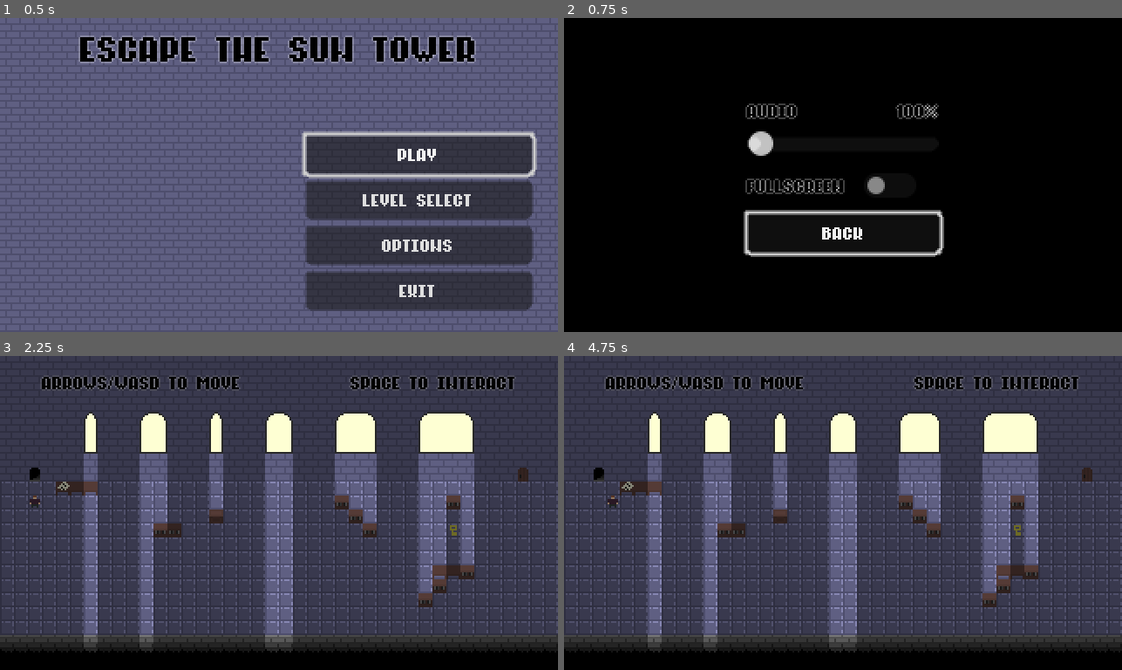
Above: before the commit, frames 1-4 (two rows, left to right).
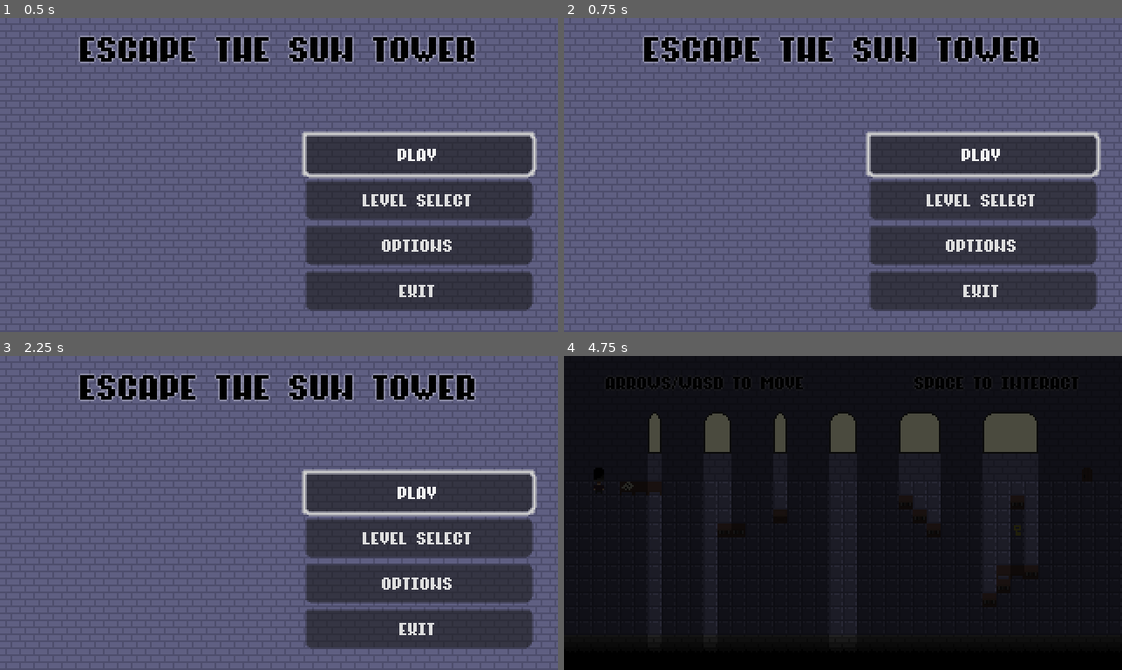
Above: after the commit, the same moments.

Repository: veren-damyanov/suntower
Game: Godot game, scene res://scenes/main_menu.tscn
Two runs of this game, one before a commit and one after it. Both use one fixed random seed, a clock stepped at 60 frames per second and the inputs below.
Inputs (mouse positions are in pixels of both pictures, inside the frame that each line leads up to):
- Up to frame 1 (0.5 s): no input
- Up to frame 2 (0.75 s): click "Options" at 0.5 s
- Up to frame 3 (2.25 s): click (279, 569) at 1.25 s, where only the run before the commit has a clickable "Back"; click "play" at 2 s
- Up to frame 4 (4.75 s): click (982, 491) at 2.75 s, where only the run after the commit has a clickable "play"; click (982, 538) at 3.5 s, where only the run after the commit has a clickable "Level Select"; tap Enter at 4.25 s; hold Right (right) from 4.28 s (still down); hold Space (interact) from 4.28 s (still down)

Frame 1 is identical in both runs. In frame 2, 97% of the frame differs, in the area x 0-100%, y 0-100%; in frame 3, 76%; in frame 4, 91%.

Commit message:
Introduce fade transition

Diff:
--- a/scenes/level_manager.tscn
+++ b/scenes/level_manager.tscn
@@ -1,8 +1,9 @@
-[gd_scene load_steps=4 format=3 uid="uid://c4eefcvxrcypp"]
+[gd_scene load_steps=5 format=3 uid="uid://c4eefcvxrcypp"]
 
 [ext_resource type="Script" path="res://scripts/level_manager.gd" id="1_xe1x5"]
 [ext_resource type="Theme" uid="uid://ba8w7uwv0in7s" path="res://assets/standard.tres" id="2_qk7mt"]
 [ext_resource type="Texture2D" uid="uid://bxpgy0ihm1a3e" path="res://assets/sprites/note-background.png" id="3_1lloq"]
+[ext_resource type="PackedScene" uid="uid://dso3fe17jkc2i" path="res://scenes/transition.tscn" id="4_p3qyb"]
 
 [node name="LevelManager" type="Node"]
 process_mode = 3
@@ -75,7 +76,10 @@
 layout_mode = 2
 text = "Exit"
 
+[node name="Transition" parent="." instance=ExtResource("4_p3qyb")]
+
 [connection signal="pressed" from="PauseCanvas/PauseMenu/VerticalContainer/Next" to="." method="_on_next_pressed"]
 [connection signal="pressed" from="PauseCanvas/PauseMenu/VerticalContainer/Resume" to="." method="_on_resume_pressed"]
 [connection signal="pressed" from="PauseCanvas/PauseMenu/VerticalContainer/Retry" to="." method="_on_retry_pressed"]
 [connection signal="pressed" from="PauseCanvas/PauseMenu/VerticalContainer/Exit" to="." method="_on_exit_pressed"]
+[connection signal="animation_done" from="Transition" to="." method="_on_animation_finished"]
--- a/scenes/levels/level1.tscn
+++ b/scenes/levels/level1.tscn
@@ -61,7 +61,7 @@
 channel = 1
 
 [node name="Key" parent="Interactables" instance=ExtResource("6_nlo4e")]
-position = Vector2(148, 108)
+position = Vector2(148, 116)
 
 [node name="Door" parent="Interactables" instance=ExtResource("7_u1wdk")]
 position = Vector2(300, 68)
--- a/scenes/levels/level2.tscn
+++ b/scenes/levels/level2.tscn
@@ -71,7 +71,7 @@
 channel = 1
 
 [node name="Key" parent="Interactables" instance=ExtResource("8_tw16e")]
-position = Vector2(116, 92)
+position = Vector2(116, 100)
 
 [node name="Door" parent="Interactables" instance=ExtResource("9_p0phl")]
 position = Vector2(300, 68)
--- a/scenes/levels/tutorial.tscn
+++ b/scenes/levels/tutorial.tscn
@@ -17,7 +17,7 @@
 layer_0/tile_data = PackedInt32Array(0, 1, 1, 1, 1, 1, 2, 1, 1, 3, 1, 1, 4, 1, 1, 5, 1, 1, 6, 1, 1, 7, 1, 1, 8, 1, 1, 9 …(13694 unchanged characters)…
 
 [node name="Player" parent="." instance=ExtResource("2_v68h2")]
-position = Vector2(20, 84)
+position = Vector2(20, 76)
 
 [node name="DirectionalLight2D" type="DirectionalLight2D" parent="."]
 energy = 0.4
--- a/scenes/main_menu.tscn
+++ b/scenes/main_menu.tscn
@@ -1,8 +1,9 @@
-[gd_scene load_steps=4 format=3 uid="uid://nncl2wstcc6a"]
+[gd_scene load_steps=5 format=3 uid="uid://nncl2wstcc6a"]
 
 [ext_resource type="Theme" uid="uid://ba8w7uwv0in7s" path="res://assets/standard.tres" id="1_nttkl"]
 [ext_resource type="Script" path="res://scripts/main_menu.gd" id="2_vbvdc"]
 [ext_resource type="Texture2D" uid="uid://bkmvf0i2shuq6" path="res://assets/sprites/main_menu.png" id="3_uyn8s"]
+[ext_resource type="PackedScene" uid="uid://dso3fe17jkc2i" path="res://scenes/transition.tscn" id="4_vtmd4"]
 
 [node name="MainMenu" type="MarginContainer"]
 anchors_preset = 15
@@ -58,7 +59,10 @@
 texture = ExtResource("3_uyn8s")
 centered = false
 
+[node name="Transition" parent="." instance=ExtResource("4_vtmd4")]
+
 [connection signal="pressed" from="VerticalContainer/Buttons/Start" to="." method="_on_start_pressed"]
 [connection signal="pressed" from="VerticalContainer/Buttons/Level Select" to="." method="_on_level_select_pressed"]
 [connection signal="pressed" from="VerticalContainer/Buttons/Options" to="." method="_on_options_pressed"]
 [connection signal="pressed" from="VerticalContainer/Buttons/Exit" to="." method="_on_exit_pressed"]
+[connection signal="animation_done" from="Transition" to="." method="_on_animation_finished"]
--- /dev/null
+++ b/scenes/transition.tscn
@@ -0,0 +1,74 @@
+[gd_scene load_steps=6 format=3 uid="uid://dso3fe17jkc2i"]
+
+[ext_resource type="Script" path="res://scripts/transition.gd" id="1_kh1it"]
+
+[sub_resource type="Animation" id="Animation_a41qt"]
+length = 0.001
+tracks/0/type = "value"
+tracks/0/imported = false
+tracks/0/enabled = true
+tracks/0/path = NodePath("Fade:color")
+tracks/0/interp = 1
+tracks/0/loop_wrap = true
+tracks/0/keys = {
+"times": PackedFloat32Array(0),
+"transitions": PackedFloat32Array(1),
+"update": 0,
+"values": [Color(0, 0, 0, 0)]
+}
+
+[sub_resource type="Animation" id="Animation_1i0g1"]
+resource_name = "fade_in"
+tracks/0/type = "value"
+tracks/0/imported = false
+tracks/0/enabled = true
+tracks/0/path = NodePath("Fade:color")
+tracks/0/interp = 1
+tracks/0/loop_wrap = true
+tracks/0/keys = {
+"times": PackedFloat32Array(0, 1),
+"transitions": PackedFloat32Array(1, 1),
+"update": 0,
+"values": [Color(0, 0, 0, 1), Color(0, 0, 0, 0)]
+}
+
+[sub_resource type="Animation" id="Animation_267ko"]
+resource_name = "fade_out"
+tracks/0/type = "value"
+tracks/0/imported = false
+tracks/0/enabled = true
+tracks/0/path = NodePath("Fade:color")
+tracks/0/interp = 1
+tracks/0/loop_wrap = true
+tracks/0/keys = {
+"times": PackedFloat32Array(0, 1),
+"transitions": PackedFloat32Array(1, 1),
+"update": 0,
+"values": [Color(0, 0, 0, 0), Color(0, 0, 0, 1)]
+}
+
+[sub_resource type="AnimationLibrary" id="AnimationLibrary_0judf"]
+_data = {
+"RESET": SubResource("Animation_a41qt"),
+"fade_in": SubResource("Animation_1i0g1"),
+"fade_out": SubResource("Animation_267ko")
+}
+
+[node name="Transition" type="CanvasLayer"]
+script = ExtResource("1_kh1it")
+
+[node name="Fade" type="ColorRect" parent="."]
+anchors_preset = 15
+anchor_right = 1.0
+anchor_bottom = 1.0
+grow_horizontal = 2
+grow_vertical = 2
+color = Color(0, 0, 0, 0)
+
+[node name="AnimationPlayer" type="AnimationPlayer" parent="."]
+libraries = {
+"": SubResource("AnimationLibrary_0judf")
+}
+speed_scale = 3.5
+
+[connection signal="animation_finished" from="AnimationPlayer" to="." method="_on_animation_finished"]
--- /dev/null
+++ b/scenes/victory_screen.tscn
@@ -0,0 +1,26 @@
+[gd_scene load_steps=3 format=3 uid="uid://cciicursww6oh"]
+
+[ext_resource type="Texture2D" uid="uid://o2o7c5wdajeq" path="res://assets/sprites/victory_background.png" id="1_rmxl4"]
+[ext_resource type="Theme" uid="uid://ba8w7uwv0in7s" path="res://assets/standard.tres" id="2_u0q60"]
+
+[node name="VictoryScreen" type="Sprite2D"]
+texture = ExtResource("1_rmxl4")
+centered = false
+
+[node name="VictoryText1" type="Label" parent="."]
+offset_left = 93.0
+offset_top = 26.0
+offset_right = 285.0
+offset_bottom = 85.0
+theme = ExtResource("2_u0q60")
+theme_override_font_sizes/font_size = 32
+text = "you made it.."
+
+[node name="VictoryText2" type="Label" parent="."]
+offset_left = 77.0
+offset_top = 67.0
+offset_right = 315.0
+offset_bottom = 126.0
+theme = ExtResource("2_u0q60")
+theme_override_font_sizes/font_size = 32
+text = "you escaped the tower"
--- a/scripts/level_manager.gd
+++ b/scripts/level_manager.gd
@@ -9,17 +9,22 @@
 var current_idx: int = 0
 var current_level
 var unpausable = true
+var just_read = false
+var game_won = false
+var animation_callback: String
 var rng = RandomNumberGenerator.new()
-var just_read = false
 @onready var title = $PauseCanvas/PauseMenu/VerticalContainer/Title
 @onready var resume_btn = $PauseCanvas/PauseMenu/VerticalContainer/Resume
 @onready var retry_btn = $PauseCanvas/PauseMenu/VerticalContainer/Retry
 @onready var next_btn = $PauseCanvas/PauseMenu/VerticalContainer/Next
 @onready var exit_btn = $PauseCanvas/PauseMenu/VerticalContainer/Exit
 @onready var buttons = [resume_btn, retry_btn, next_btn, exit_btn]
+@onready var animation = $Transition/AnimationPlayer
 
 
 func _ready() -> void:
+    $Transition/Fade.set_color(Color(0, 0, 0, 1))
+    self.animation.play('fade_in')
     var level = load('res://scenes/levels/%s.tscn' % LEVELS[current_idx])
     self.current_level = level.instantiate()
     self.add_child(self.current_level)
@@ -39,9 +44,6 @@
 
 func load_next() -> void:
     self.current_idx += 1
-    if self.current_idx == len(LEVELS):
-        print('game won!')
-        return
     self.load_level(self.current_idx)
 
 func load_level(idx: int) -> void:
@@ -49,6 +51,12 @@
     var new_scene = load("res://scenes/levels/%s.tscn" % LEVELS[self.current_idx])
     self.current_level = new_scene.instantiate()
     self.add_child(self.current_level)
+
+func load_victory_screen() -> void:
+    self.current_level.queue_free()
+    var new_scene = load("res://scenes/victory_screen.tscn")
+    var victory_screen = new_scene.instantiate()
+    self.add_child(victory_screen)
 
 func toggle_pause() -> void:
     var paused = self.get_tree().paused
@@ -67,6 +75,11 @@
 
 func victory() -> void:
     self.unpausable = false
+    if self.current_idx + 1 == len(LEVELS):
+        self.game_won = true
+        self.animation_callback = 'load_victory_screen'
+        self.animation.play('fade_out')
+        return
     self.set_pause_text('floor cleared', GREEN)
     self.set_pause_buttons(false, true, true, true)
     self.toggle_pause()
@@ -89,6 +102,10 @@
         self.exit_btn.show()
 
 func _on_next_pressed() -> void:
+    self.animation_callback = '_complete_level'
+    self.animation.play('fade_out')
+
+func _complete_level() -> void:
     self.load_next()
     self.toggle_pause()
     self.unpausable = true
@@ -104,3 +121,6 @@
 func _on_exit_pressed() -> void :
     self.get_tree().paused = false
     self.get_tree().change_scene_to_file('res://scenes/main_menu.tscn')
+
+func _on_animation_finished():
+    call(self.animation_callback)
--- a/scripts/main_menu.gd
+++ b/scripts/main_menu.gd
@@ -1,17 +1,28 @@
 extends MarginContainer
+
+@onready var animation = $Transition/AnimationPlayer
+var animation_callback = '_start_game'
 
 
 func _ready():
     $VerticalContainer/Buttons/Start.grab_focus()
 
-func _on_start_pressed():
+func _on_start_pressed() -> void:
+    self.animation_callback = '_start_game'
+    self.animation.play('fade_out')
+
+func _start_game() -> void:
     get_tree().change_scene_to_file('res://scenes/level_manager.tscn')
+
 
 func _on_level_select_pressed():
     pass # Replace with function body.
 
-func _on_options_pressed():
+func _on_options_pressed() -> void:
     get_tree().change_scene_to_file('res://scenes/options.tscn')
 
-func _on_exit_pressed():
+func _on_exit_pressed() -> void:
     self.get_tree().quit()
+
+func _on_animation_finished() -> void:
+    call(self.animation_callback)
--- /dev/null
+++ b/scripts/transition.gd
@@ -0,0 +1,11 @@
+extends CanvasLayer
+
+signal animation_done
+
+@onready var animation = $AnimationPlayer
+
+
+func _on_animation_finished(anim_name: String):
+    if anim_name == 'fade_out':
+        animation_done.emit()
+        self.animation.play('fade_in')
Binary file added: assets/sprites/victory_background.png
Not shown, added: assets/sprites/victory_background.png.import
